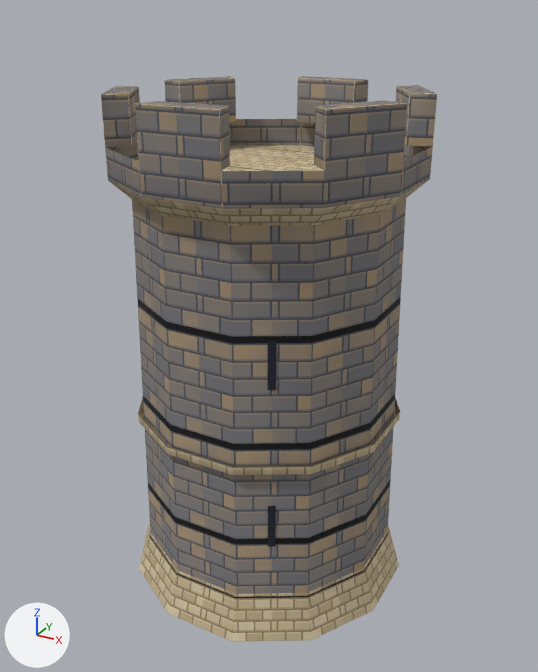
The glTF model godot/assets/blender/town_wall_tower_2.glb, before and after one commit.
Camera for both pictures: a 50 mm camera at (6.51, -11.83, 11.03) aimed at (0.04, -0.07, 5.15). The lights are fixed; the arrows at lower left show +X, +Y and +Z. The picture after the commit comes second. Vertices at exactly the same position are counted once.

Objects in the first picture: 'town_wall_tower_3'.
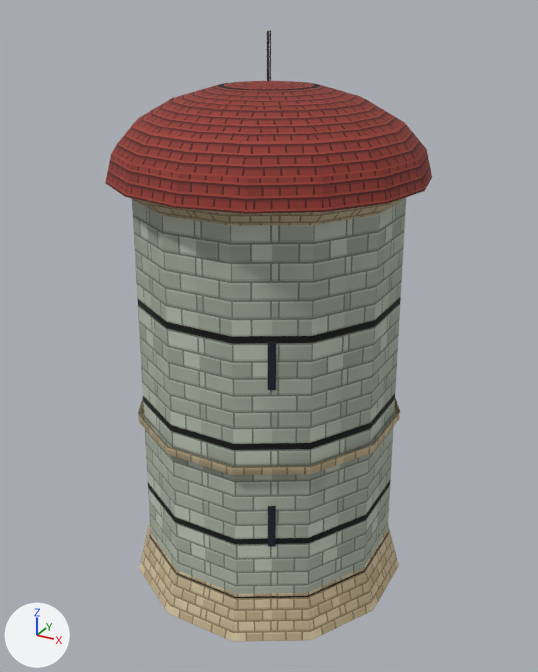
Where the change shows, as pixel boxes (x1, y1, x2, y2) in the pictures (538 x 672 px):
'town_wall_tower_3', reshaped (8% taller): before (101, 76, 437, 642); after (105, 30, 432, 642)
part 1 of me_town_wall_tower_3, added (red): after (105, 81, 432, 214)
part 2 of me_town_wall_tower_3, added: after (267, 30, 271, 81)
part 3 of me_town_wall_tower_3, reshaped: before (101, 76, 437, 226); after (131, 179, 430, 226)
part 4 of me_town_wall_tower_3, recoloured (lighter): (132, 198, 406, 594) in both

What changed in the scene script:
```text
Add img_pw_tile_darkred:
    img_pw_tile_darkred = load_image('pw_tile_darkred', '_unpacked/pw_tile_darkred', 64, 64, 'sRGB')
Add img_pw_stone_greygreen:
    img_pw_stone_greygreen = load_image('pw_stone_greygreen', '_unpacked/pw_stone_greygreen', 64, 64, 'sRGB')
Add mat_pw_tile_darkred:
    mat_pw_tile_darkred = principled_material('pw_tile_darkred')
    mat_pw_tile_darkred.texture = img_pw_tile_darkred
    mat_pw_tile_darkred.roughness = 0.9
Add mat_pw_stone_greygreen:
    mat_pw_stone_greygreen = principled_material('pw_stone_greygreen')
    mat_pw_stone_greygreen.texture = img_pw_stone_greygreen
    mat_pw_stone_greygreen.roughness = 0.9
Change me_town_wall_tower_3:
    used by ob_town_wall_tower_3; location = (0.0, 0.0, 0.0)
    remove me_town_wall_tower_3.from_pydata(...)  # 687 vertices, 1051 faces; spans x -2.8..2.8, y -2.8..2.8, z 0.0..9.75
    add me_town_wall_tower_3.from_pydata(...)  # 627 vertices, 963 faces; spans x -2.9..2.9, y -2.9..2.9, z 0.0..10.69
    me_town_wall_tower_3 part 1: a new loose piece of 112 vertices spanning x -2.9..2.9, y -2.9..2.9, z 8.3..9.9
    me_town_wall_tower_3 part 2: a new loose piece of 20 vertices spanning x -0.03..0.03, y -0.03..0.03, z 9.9..10.69
    me_town_wall_tower_3 part 3
    204 vertices are removed from x -2.75..2.75, y -2.75..2.75, z 8.34..9.75
    362 faces are deleted
    12 vertices are added at x -2.75..2.75, y -2.75..2.75, z 8.35
    24 new faces join them, mat_pw_cobble_wall (picture img_pw_cobble_wall)
    me_town_wall_tower_3 part 4: 24 faces spanning x -2.51..2.51, y -2.51..2.51, z 0.9..8.0 switch from mat_pw_castle_stone (picture img_pw_castle_stone) to mat_pw_stone_greygreen (picture img_pw_stone_greygreen)
    add me_town_wall_tower_3.materials.append(mat_pw_tile_darkred)  # picture img_pw_tile_darkred
```
